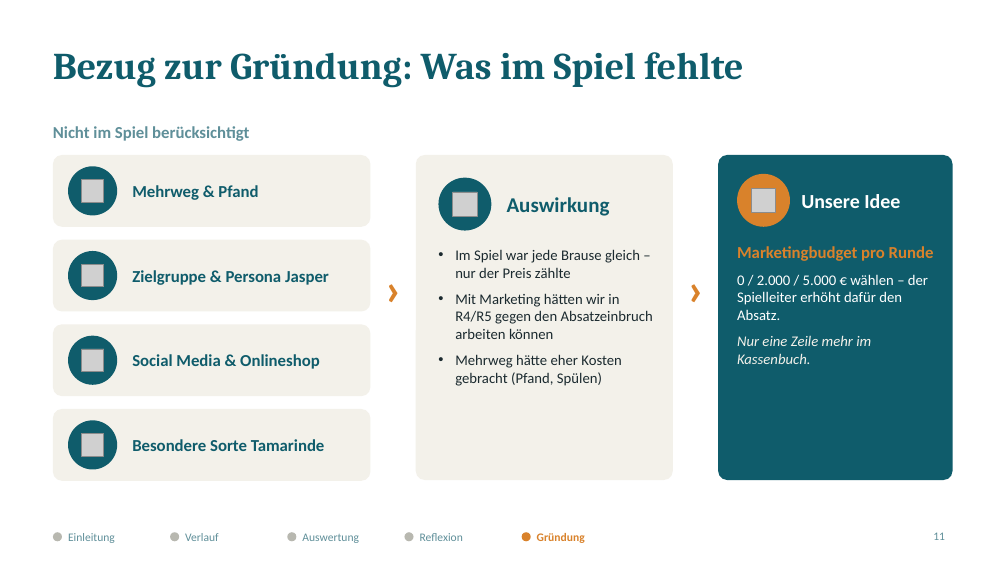
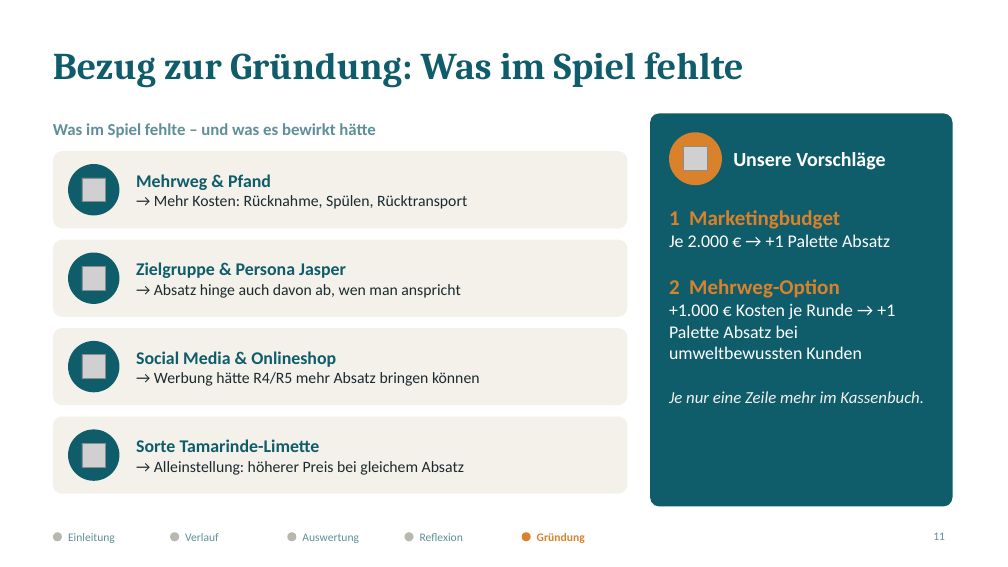
Before and after one commit to jofy0002/claude-workspace, a slide deck: slide 11 of endpraesentation/Elbharz_Endpraesentation.pptx. Drawn at 1008x567 pixels with LibreOffice and Linux fonts; fonts in the diff are those of the drawing; grey boxes stand for pictures. Boxes give left, top, right and bottom in pixels: in the first picture for what was removed or moved away, otherwise in the second. Text is boxed around its words. In the diff, an @@ line names an element or a change of style, - is before the commit and + after.

```diff
--- a/endpraesentation/Elbharz_Endpraesentation.pptx
+++ b/endpraesentation/Elbharz_Endpraesentation.pptx
@@ proportions changed in 5 elements at [53, 240, 628, 317], [53, 151, 628, 228], [53, 328, 628, 405], [53, 417, 628, 494], [650, 113, 953, 507] @@
@@ rounded rectangle: place and size @@
-rounded rectangle at [718, 155, 953, 480]
+rounded rectangle at [650, 113, 953, 507]
@@ text at [53, 123, 375, 138]: text changed @@
-Nicht im Spiel berücksichtigt
+Was im Spiel fehlte – und was es bewirkt hätte
@@ ellipse: place and size @@
-ellipse at [737, 174, 790, 227]
+ellipse at [669, 132, 722, 185]
@@ picture: place and size @@
-picture at [752, 188, 776, 212]
+picture at [684, 147, 708, 171]
@@ rounded rectangle: place and size @@
-rounded rectangle at [53, 155, 371, 227]
+rounded rectangle at [53, 151, 628, 228]
@@ text at [136, 174, 271, 190]: size 16 to 17 pt in "Mehrweg & Pfand" @@
@@ rounded rectangle removed at [416, 155, 673, 480] @@
@@ ellipse removed at [439, 178, 492, 231] @@
@@ text at [733, 152, 885, 170]: text changed @@
-Unsere Idee
+Unsere Vorschläge
@@ text at [154, 195, 467, 209]: paragraph added @@
+→ Mehr Kosten: Rücknahme, Spülen, Rücktransport
@@ picture removed at [453, 192, 477, 216] @@
@@ text removed at [507, 197, 610, 216] @@
-Auswirkung
@@ text at [669, 210, 924, 403]: text changed; size 14 to 17 pt @@
-Marketingbudget pro Runde
-0 / 2.000 / 5.000 € wählen – der Spielleiter erhöht dafür den Absatz.
-Nur eine Zeile mehr im Kassenbuch.
+1 Marketingbudget
+Je 2.000 € → +1 Palette Absatz
+2 Mehrweg-Option
++1.000 € Kosten je Runde → +1 Palette Absatz bei umweltbewussten Kunden
+Je nur eine Zeile mehr im Kassenbuch.
@@ rounded rectangle: place and size @@
-rounded rectangle at [53, 240, 371, 312]
+rounded rectangle at [53, 240, 628, 317]
@@ ellipse: place and size @@
-ellipse at [68, 251, 117, 300]
+ellipse at [68, 253, 119, 304]
@@ text at [136, 262, 346, 278]: size 16 to 17 pt in "Zielgruppe & Persona Jasper" @@
@@ text removed at [374, 250, 412, 325] @@
-›
@@ text removed at [455, 249, 653, 386] @@
-• Im Spiel war jede Brause gleich – nur der Preis zählte
-• Mit Marketing hätten wir in R4/R5 gegen den Absatzeinbruch arbeiten können
-• Mehrweg hätte eher Kosten gebracht (Pfand, Spülen)
@@ text removed at [677, 250, 715, 325] @@
-›
@@ text at [154, 284, 460, 298]: paragraph added @@
+→ Absatz hinge auch davon ab, wen man anspricht
@@ rounded rectangle: place and size @@
-rounded rectangle at [53, 324, 371, 396]
+rounded rectangle at [53, 328, 628, 405]
@@ ellipse: place and size @@
-ellipse at [68, 336, 117, 385]
+ellipse at [68, 341, 119, 392]
@@ picture: place and size @@
-picture at [82, 349, 104, 372]
+picture at [82, 355, 105, 378]
@@ text at [136, 351, 336, 367]: size 16 to 17 pt in "Social Media & Onlineshop" @@
@@ text at [154, 372, 480, 386]: paragraph added @@
+→ Werbung hätte R4/R5 mehr Absatz bringen können
@@ rounded rectangle: place and size @@
-rounded rectangle at [53, 409, 371, 481]
+rounded rectangle at [53, 417, 628, 494]
@@ ellipse: place and size @@
-ellipse at [68, 420, 117, 470]
+ellipse at [68, 430, 119, 481]
@@ picture: place and size @@
-picture at [82, 434, 104, 457]
+picture at [82, 443, 105, 467]
@@ text at [136, 439, 464, 475]: text changed; size 16 to 15 pt; text colour #0F5C6B to #1B2A2F; bold off @@
-Besondere Sorte Tamarinde
+Sorte Tamarinde-Limette
+→ Alleinstellung: höherer Preis bei gleichem Absatz
```
Also in this commit, not shown: 8 other slides changed, 4 other files.
